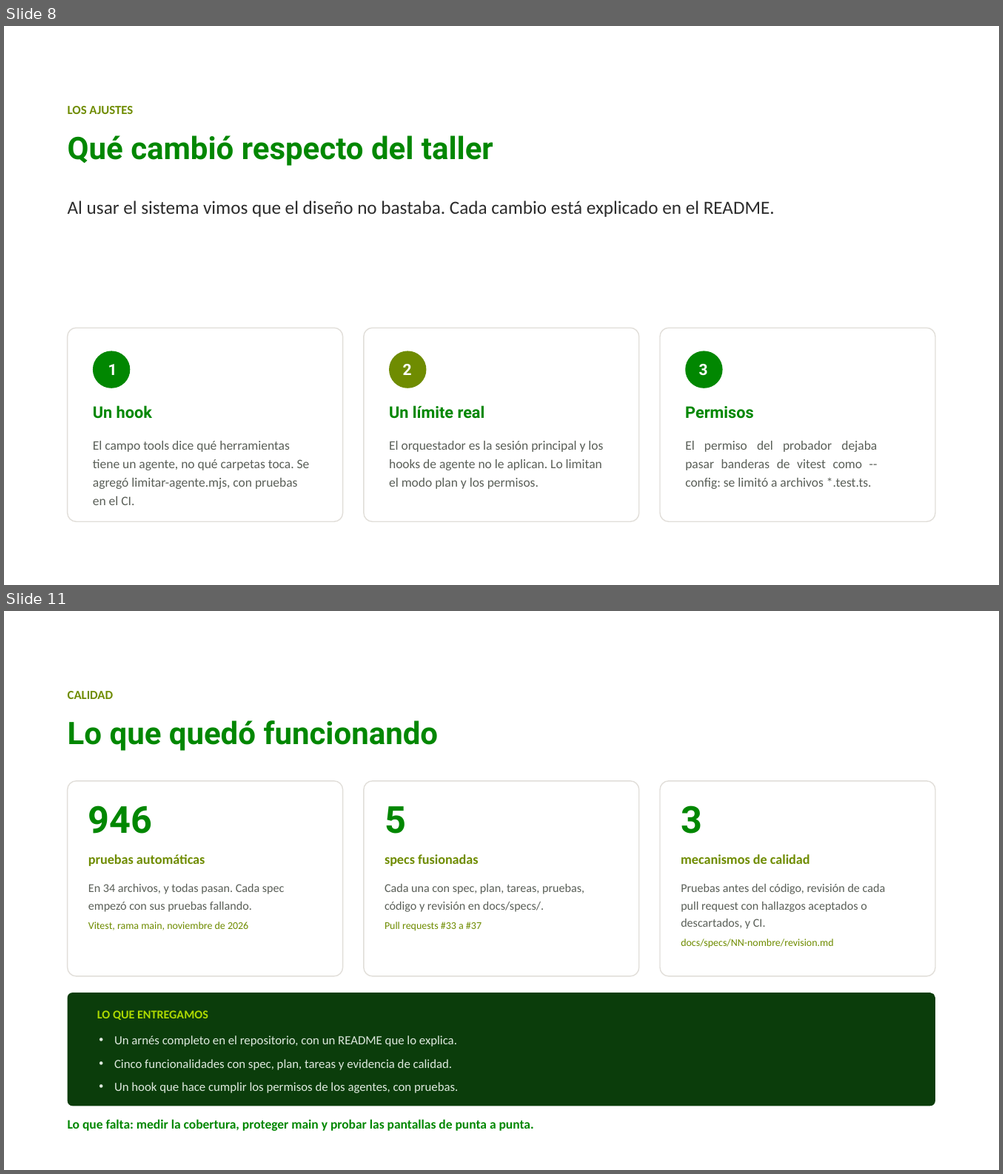
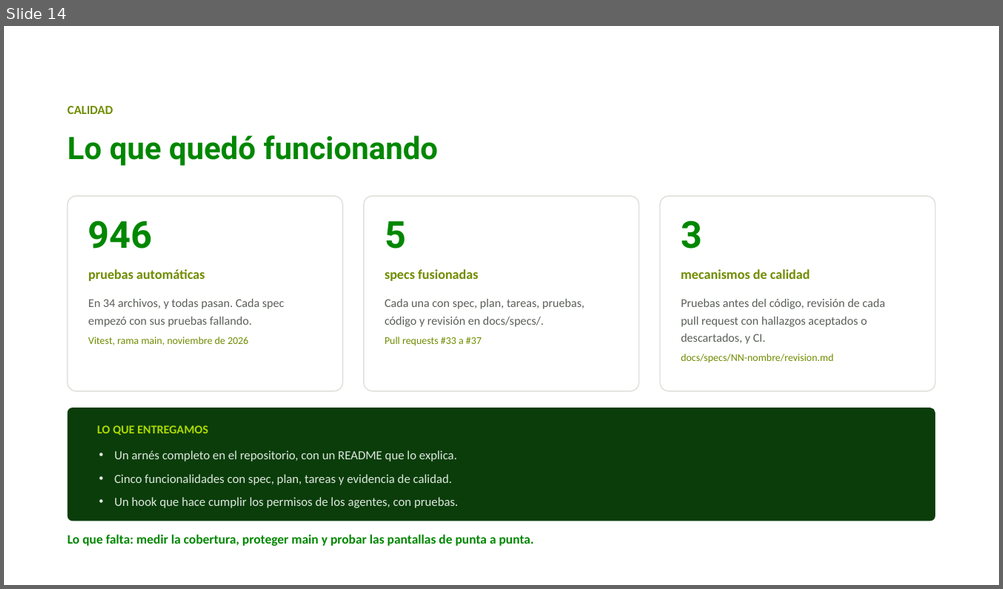
Before and after one commit to juandadevp/cuentasclaras, a slide deck: docs/Exposicion_Cuentas_Claras.pptx. Shown one above the other, each under a label of ours: slides 8 and 11 before the commit, slide 14 after it; the slides between them are not shown. The pictures are 1003x1174 and 1003x589 pixels, drawn with LibreOffice and Linux fonts; fonts in the diff are those of the drawing; background and template pictures are left out. Boxes give left, top, right and bottom in pixels: in the first picture for what was removed or moved away, otherwise in the second. Text is boxed around its words. In the diff, an @@ line names an element or a change of style, - is before the commit and + after.

```diff
--- a/docs/Exposicion_Cuentas_Claras.pptx
+++ b/docs/Exposicion_Cuentas_Claras.pptx
@@ slide 8 removed at [4,26,999,585], background picture (left out) @@
@@ text removed at [68,106,133,114] @@
-LOS AJUSTES
@@ title removed at [68,136,493,166] @@
-Qué cambió respecto del taller
@@ text removed at [68,201,774,217] @@
-Al usar el sistema vimos que el diseño no bastaba. Cada cambio está explicado en el README.
@@ freeform shape removed at [68,328,343,522] @@
@@ freeform shape removed at [364,328,639,522] @@
@@ freeform shape removed at [364,328,639,522] @@
@@ freeform shape removed at [660,328,935,522] @@
@@ freeform shape removed at [660,328,935,522] @@
@@ freeform shape removed at [93,352,130,389] @@
@@ freeform shape removed at [389,352,427,389] @@
@@ freeform shape removed at [686,352,723,389] @@
@@ text removed at [108,364,117,375] @@
-1
@@ text removed at [403,364,412,375] @@
-2
@@ text removed at [699,364,708,376] @@
-3
@@ text removed at [93,406,152,419] @@
-Un hook
@@ text removed at [389,406,485,419] @@
-Un límite real
@@ text removed at [685,406,754,419] @@
-Permisos
@@ text removed at [93,441,310,506] @@
-El campo tools dice qué herramientas tiene un agente, no qué carpetas toca. Se agregó limitar-agente.mjs, con pruebas en el CI.
@@ text removed at [389,441,603,489] @@
-El orquestador es la sesión principal y los hooks de agente no le aplican. Lo limitan el modo plan y los permisos.
@@ text removed at [685,441,876,489] @@
-El permiso del probador dejaba pasar banderas de vitest como --config: se limitó a archivos *.test.ts.
@@ what was slide 11 is now slide 14 @@
```
Also in this commit, not shown: 9 slides changed, 6 slides added, 1 other slide removed.
